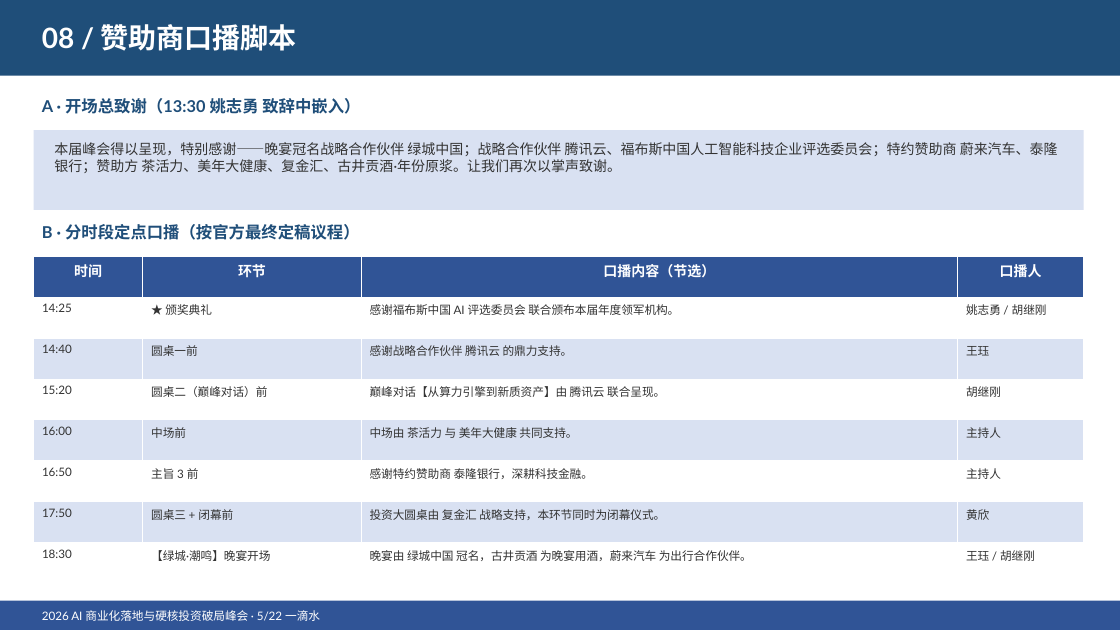
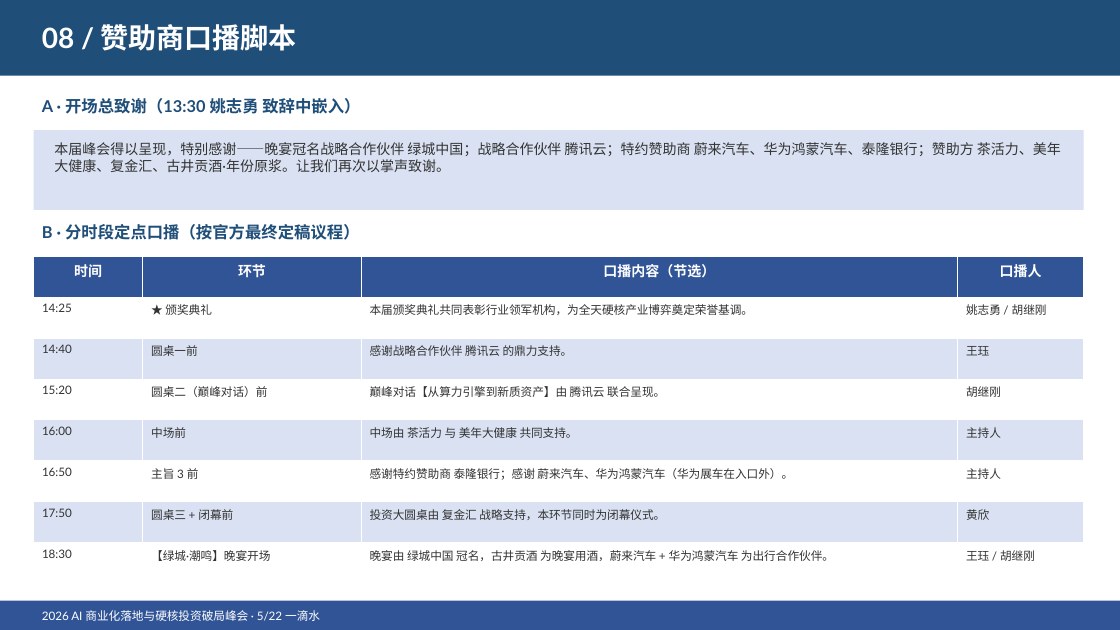
Before and after one commit to hujigang2010-maker/AIDEN, a slide deck: slide 10 of 5月22日峰会/导出文件/2026峰会会务汇报.pptx. Drawn at 1120x630 pixels with LibreOffice and Linux fonts; fonts in the diff are those of the drawing. Boxes give left, top, right and bottom in pixels: in the first picture for what was removed or moved away, otherwise in the second. Text is boxed around its words. In the diff, an @@ line names an element or a change of style, - is before the commit and + after.

```diff
--- a/5月22日峰会/导出文件/2026峰会会务汇报.pptx
+++ b/5月22日峰会/导出文件/2026峰会会务汇报.pptx
@@ text at <box>54,142,1061,172</box>: text changed @@
-本届峰会得以呈现，特别感谢——晚宴冠名战略合作伙伴 绿城中国；战略合作伙伴 腾讯云、福布斯中国人工智能科技企业评选委员会；特约赞助商 蔚来汽车、泰隆银行；赞助方 茶活力、美年大健康、复金汇、古井贡酒·年份原浆。让我们再次以掌声致谢。
+本届峰会得以呈现，特别感谢——晚宴冠名战略合作伙伴 绿城中国；战略合作伙伴 腾讯云；特约赞助商 蔚来汽车、华为鸿蒙汽车、泰隆银行；赞助方 茶活力、美年大健康、复金汇、古井贡酒·年份原浆。让我们再次以掌声致谢。
@@ table at <box>34,256,1084,584</box> @@
-row 2, column 3: 感谢福布斯中国 AI 评选委员会 联合颁布本届年度领军机构。
+row 2, column 3: 本届颁奖典礼共同表彰行业领军机构，为全天硬核产业博弈奠定荣誉基调。
-row 6, column 3: 感谢特约赞助商 泰隆银行，深耕科技金融。
+row 6, column 3: 感谢特约赞助商 泰隆银行；感谢 蔚来汽车、华为鸿蒙汽车（华为展车在入口外）。
-row 8, column 3: 晚宴由 绿城中国 冠名，古井贡酒 为晚宴用酒，蔚来汽车 为出行合作伙伴。
+row 8, column 3: 晚宴由 绿城中国 冠名，古井贡酒 为晚宴用酒，蔚来汽车 + 华为鸿蒙汽车 为出行合作伙伴。
```
Also in this commit, not shown: 9 other slides changed, 2 slides added, 12 other files.
